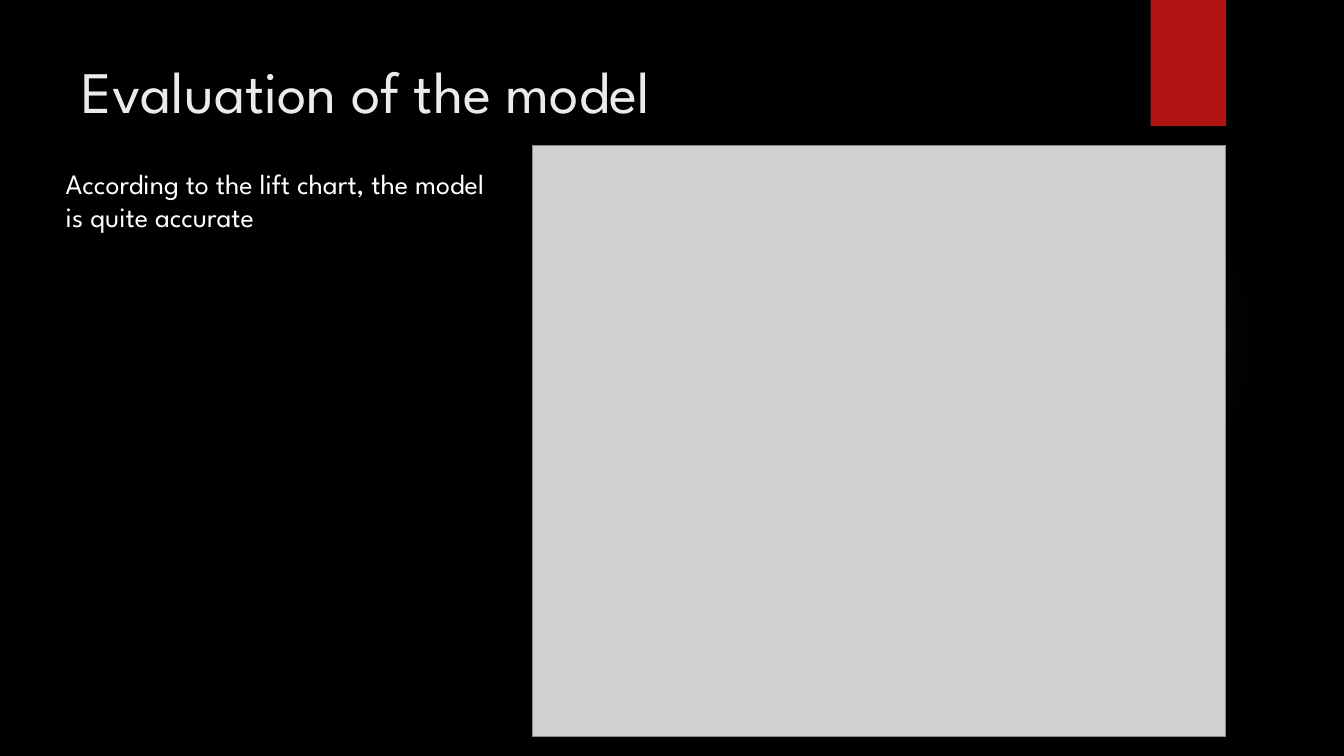
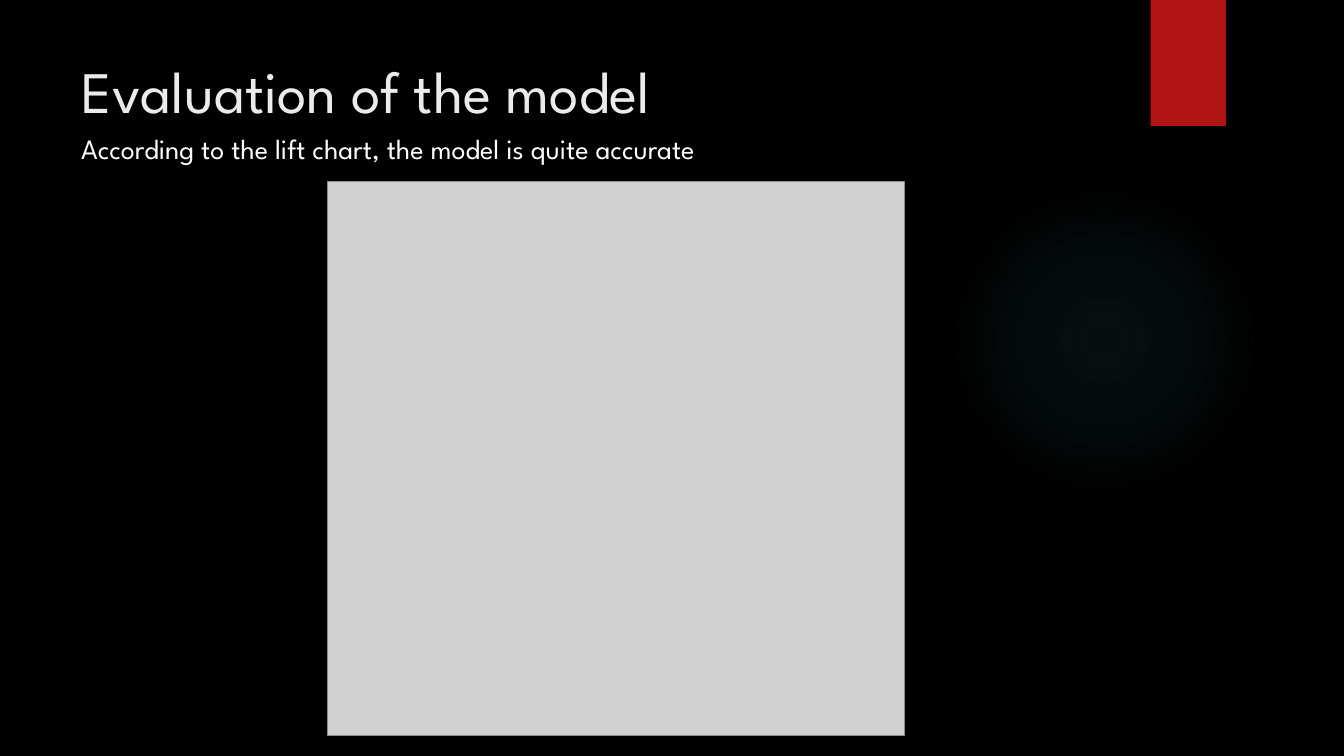
Before and after one commit to DoctorC1968/Capstone-Project-Final-Submission, a slide deck: slide 15 of Capstone deck.pptx. Drawn at 1344x756 pixels with LibreOffice and Linux fonts; fonts in the diff are those of the drawing; grey boxes stand for pictures; background and template pictures are left out. Boxes give left, top, right and bottom in pixels: in the first picture for what was removed or moved away, otherwise in the second. Text is boxed around its words. In the diff, an @@ line names an element or a change of style, - is before the commit and + after.

```diff
--- a/Capstone deck.pptx
+++ b/Capstone deck.pptx
@@ text "According to the lift chart, ..." rewrapped from <box>66,174,484,233</box> to <box>81,139,695,165</box> @@
@@ picture removed at <box>532,146,1225,737</box> @@
@@ picture added at <box>328,181,904,736</box> @@
```
Also in this commit, not shown: 7 other slides changed.
